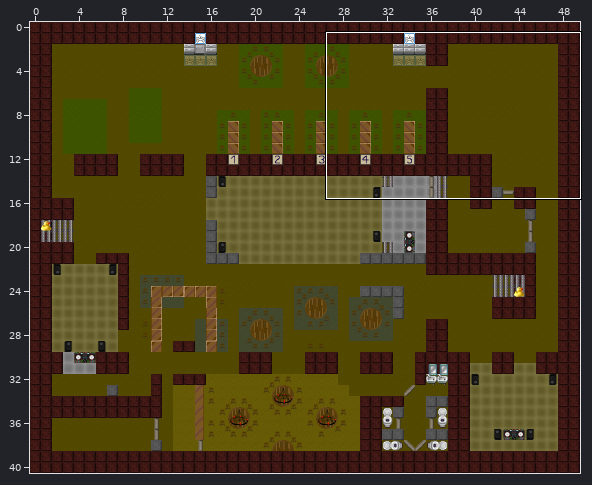
Level history. Tiled map (JSON): Zapf_Uni_Greifswald/maps/Greifswaldpartykeller.json. Above: a wide view before the commit, with the close-up outlined.
Close-up. The starting point:
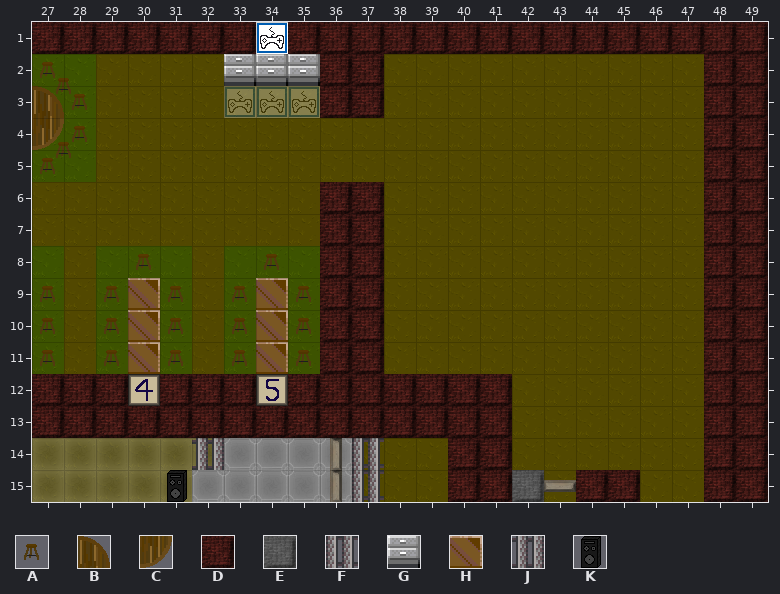
Cells are 32x32 px. Shown: x 27..49, y 1..15. The commit also changed other parts of the map, which this record leaves out.
Key: from "Barausstattung": A 32, B 49, C 57; from "floor": D 33, E 39; from "office_270": F 167; from "office_360": G 34; from "office_90": H 7, J 88; from "tileset_Tristan_2": K 15.
_ is an empty cell, # one hidden under a higher layer.
Layers that did not change in this view are not listed.
Layer "Waende" before, first column x 27:
 1 DDDDDDD#DDDDDDDDDDDDDDD
 2 _________DD__________DD
 3 _________DD__________DD
 4 _____________________DD
 5 _____________________DD
 6 _________DD__________DD
 7 _________DD__________DD
 8 _________DD__________DD
 9 _________DD__________DD
10 _________DD__________DD
11 _________DD__________DD
12 DDD#DDD#DDDDDDD______DD
13 DDDDDDDDDDDDDDD______DD
14 _____________DD______DD
15 _____________DDE_DD__DD
Layer "Gegenstände" before, first column x 27:
 1 _______________________
 2 A_____GGG______________
 3 BA_____________________
 4 CA_____________________
 5 A______________________
 6 _______________________
 7 _______________________
 8 ___A___A_______________
 9 A_AHA_AHA______________
10 A_AHA_AHA______________
11 A_AHA_AHA______________
12 _______________________
13 _______________________
14 _____J____F____________
15 ____K_____F____________
After:
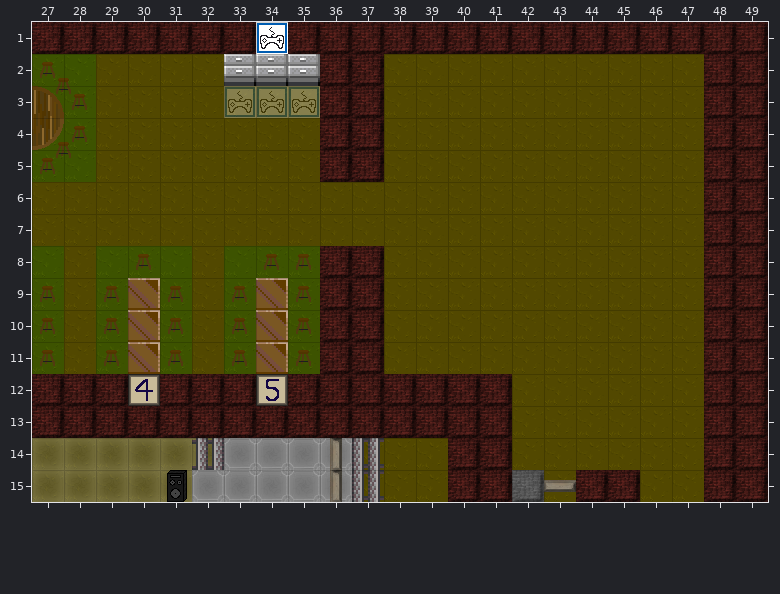
From old to new:
{"where": "layer \"Waende\""}
{"y":4,"x":36,"old":"__","new":"DD"}
{"y":5,"x":36,"old":"__","new":"DD"}
{"y":6,"x":36,"old":"DD","new":"__"}
{"y":7,"x":36,"old":"DD","new":"__"}
{"where": "layer \"Gegenstände\""}
{"y":8,"x":35,"old":"_","new":"A"}
